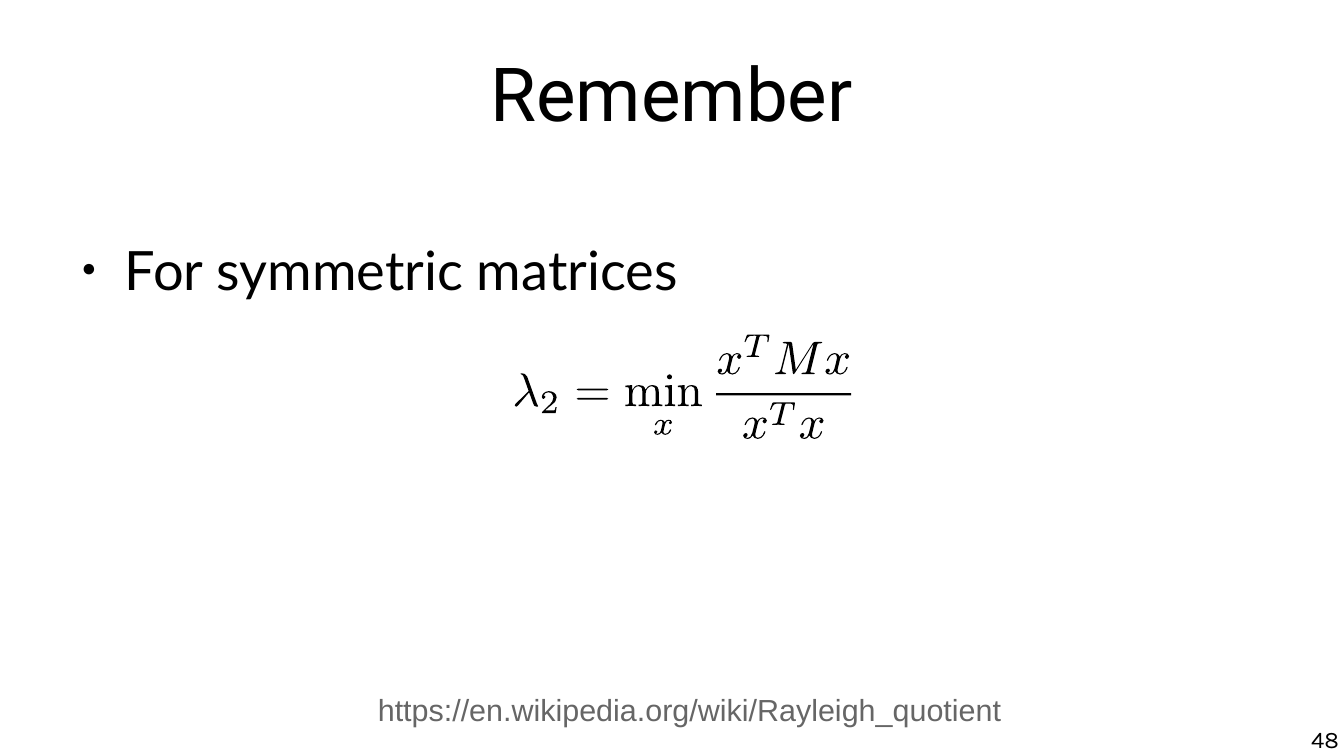
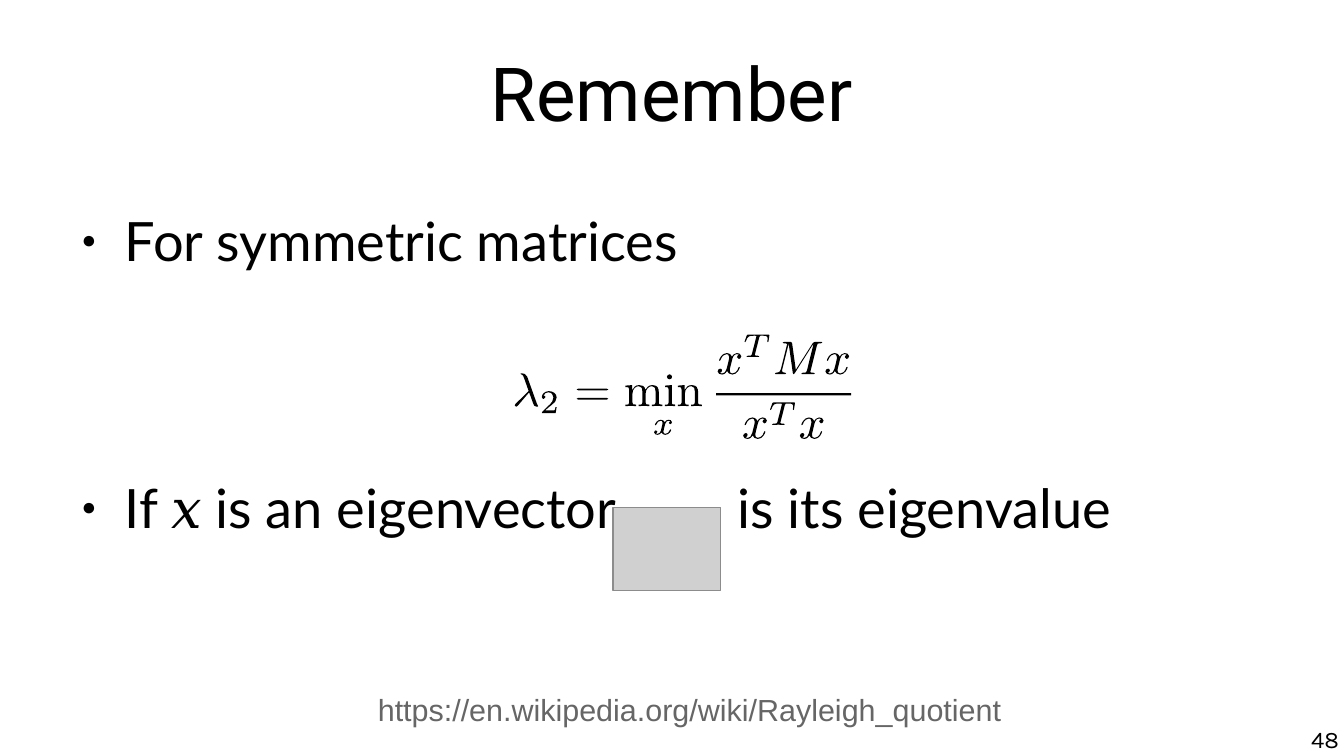
Before and after one commit to chatox/networks-science-course, a slide deck: slide 48 of theory/odp/tt22-spectral_graph_embedding.odp. Drawn at 1344x756 pixels with LibreOffice and Linux fonts; fonts in the diff are those of the drawing; grey boxes stand for pictures. Boxes give left, top, right and bottom in pixels: in the first picture for what was removed or moved away, otherwise in the second. Text is boxed around its words. In the diff, an @@ line names an element or a change of style, - is before the commit and + after.

Commit message:
Completed slides

```diff
--- a/theory/odp/tt22-spectral_graph_embedding.odp
+++ b/theory/odp/tt22-spectral_graph_embedding.odp
@@ text "For symmetric matrices" moved from (x1=125, y1=250, x2=678, y2=300) to (x1=125, y1=221, x2=1112, y2=538) @@
@@ text at (x1=125, y1=488, x2=1112, y2=538): paragraph added @@
+● If x is an eigenvector, is its eigenvalue
@@ picture added at (x1=613, y1=507, x2=721, y2=590) @@
```
Also in this commit, not shown: 27 other slides changed, 1 slide added, 1 slide removed, 1 other file.
